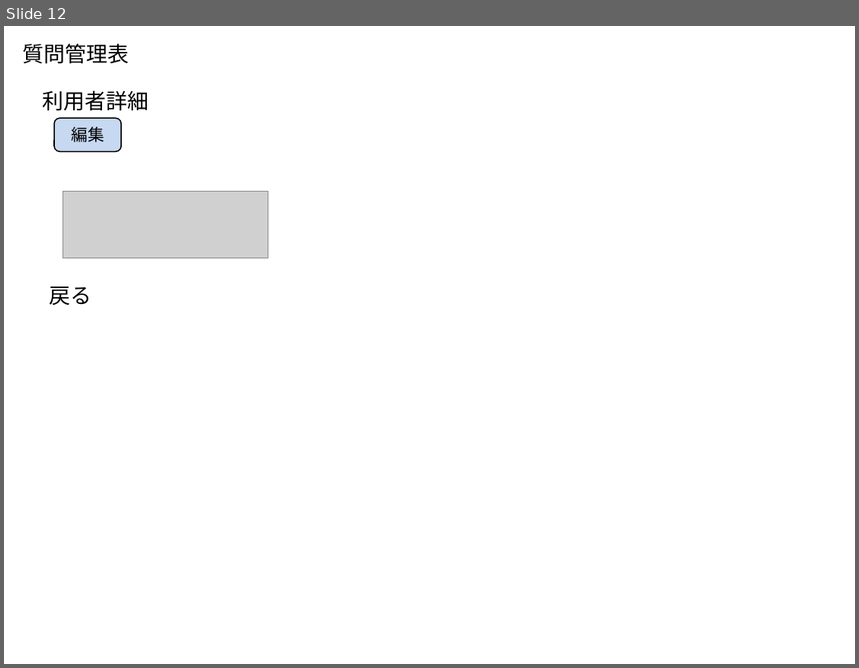
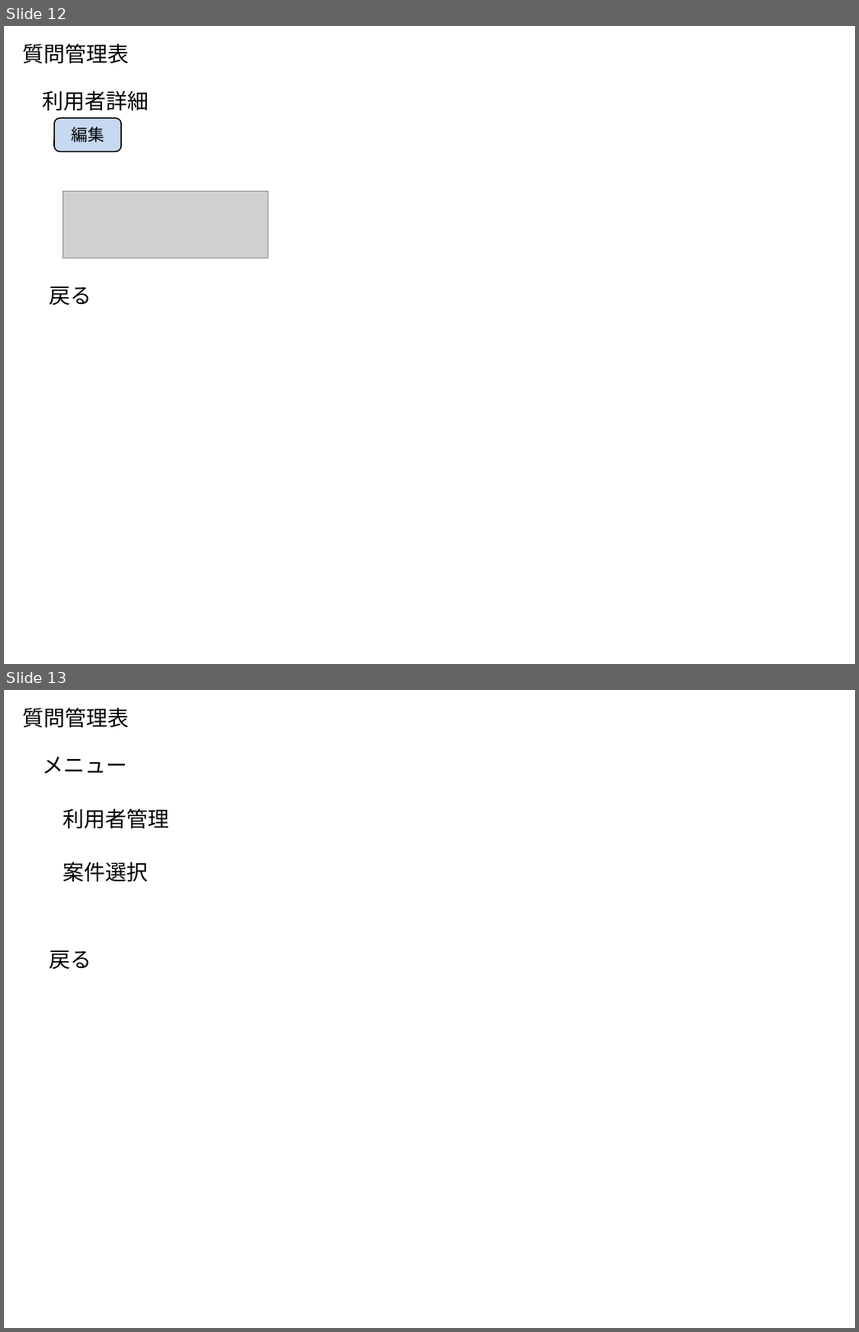
Before and after one commit to isozaki/macaron, a slide deck: document/画面一覧.pptx. Shown one above the other, each under a label of ours: slide 12 before the commit, slides 12 and 13 after it. The pictures are 859x668 and 859x1332 pixels, drawn with LibreOffice and Linux fonts; fonts in the diff are those of the drawing; grey boxes stand for pictures. Boxes give left, top, right and bottom in pixels: in the first picture for what was removed or moved away, otherwise in the second. Text is boxed around its words. In the diff, an @@ line names an element or a change of style, - is before the commit and + after.

Commit message:
案件管理機能を追加するにあたりドキュメントを修正

```diff
--- a/document/画面一覧.pptx
+++ b/document/画面一覧.pptx
@@ slide 13 added at (4,690,855,1328), background #FFFFFF @@
@@ text added at (22,707,129,728), 18 pt, text #000000 @@
+質問管理表
@@ text added at (43,757,128,774), 18 pt, text #000000 @@
+メニュー
@@ text added at (63,809,169,829), 18 pt, text #000000 @@
+利用者管理
@@ text added at (63,862,148,882), 18 pt, text #000000 @@
+案件選択
@@ text added at (49,951,91,969), 18 pt, text #000000 @@
+戻る
```
Also in this commit, not shown: 2 slides changed, 5 other slides added, 2 other files.
